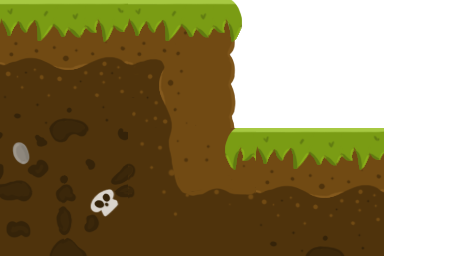
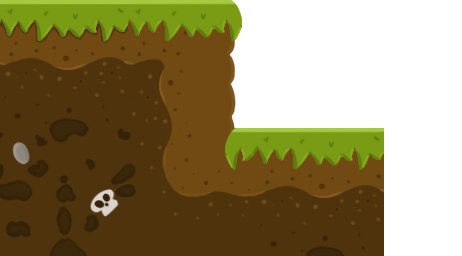
Layered file, before and after one edit (462 x 256). Changes by layer:
painted on "Capa 10" over [140, 23, 235, 128]
moved "Grupo 3" above "Grupo 2" over [126, 126, 269, 220]
painted on "Capa 12" over [251, 145, 259, 161]
painted on "Capa 11" over [126, 126, 269, 220]
painted on "Capa 14" over [254, 147, 258, 151]
painted on "Capa 13" over [251, 185, 267, 200]
painted on "Capa 6" over [37, 3, 128, 5]
added layer "Capa 16" in group "Grupo 2" over [0, 3, 128, 43]
painted on "Capa 5" over [0, 3, 128, 44]
removed layer "Capa 15" over [256, 145, 269, 196]
painted on "Capa 1" over [256, 145, 269, 196]
